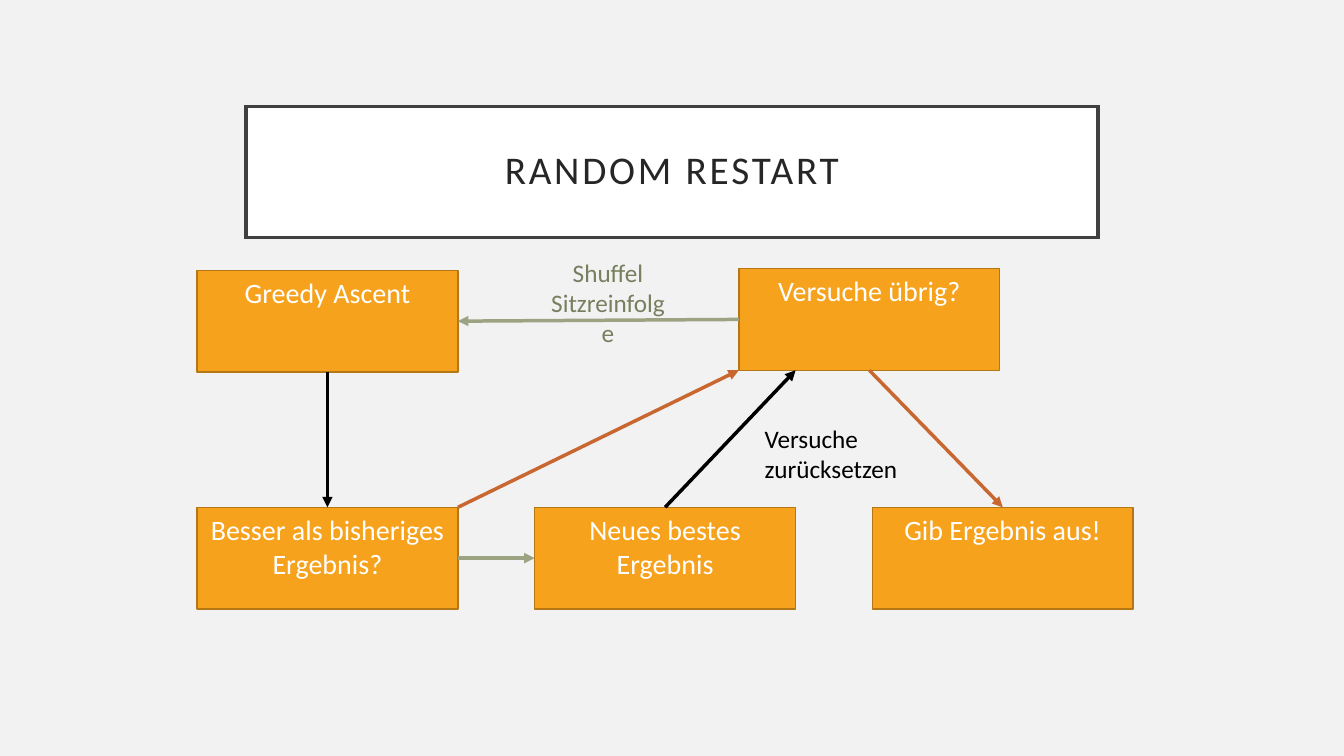
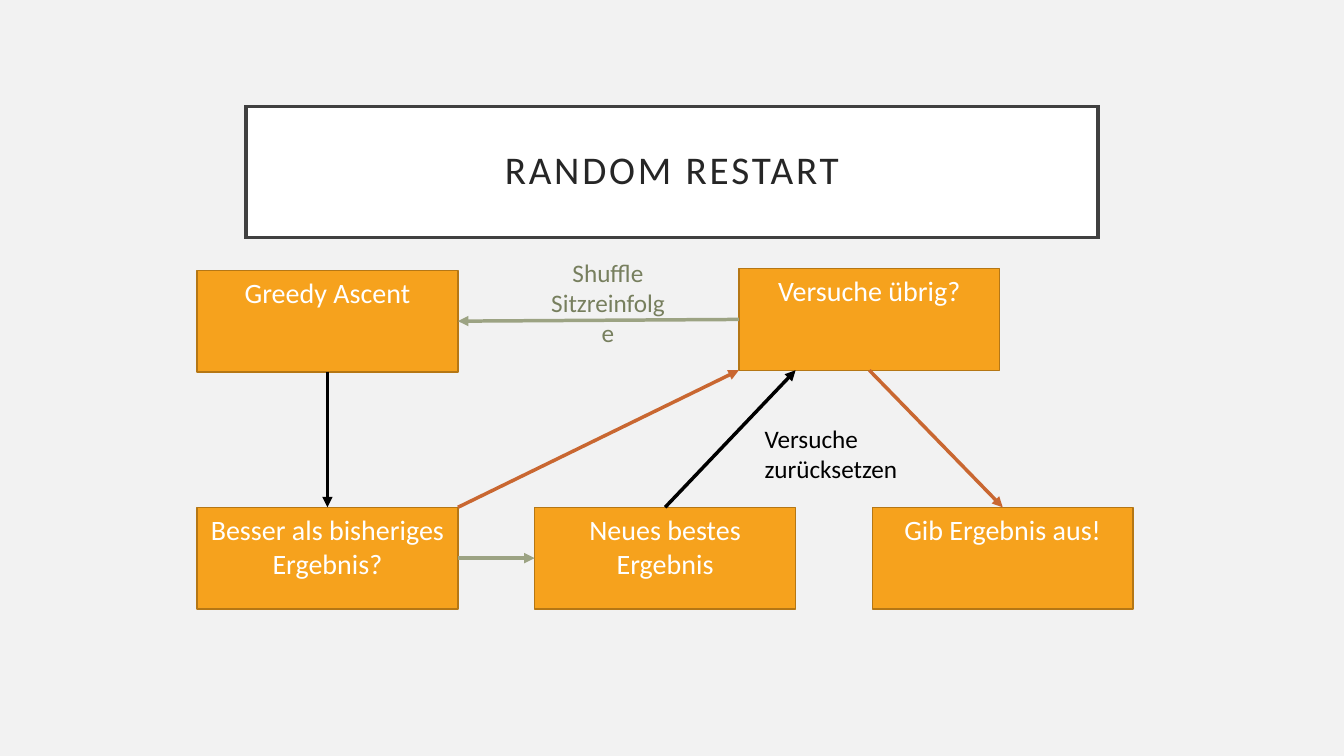
Before and after one commit to babyheroe/GWV, a slide deck: slide 6 of Johannsen_Gollek_Kock_Fuchs_GWV_Tutorial_11.pptx. Drawn at 1344x756 pixels with LibreOffice and Linux fonts; fonts in the diff are those of the drawing. Boxes give left, top, right and bottom in pixels: in the first picture for what was removed or moved away, otherwise in the second. Text is boxed around its words. In the diff, an @@ line names an element or a change of style, - is before the commit and + after.

```diff
--- a/Johannsen_Gollek_Kock_Fuchs_GWV_Tutorial_11.pptx
+++ b/Johannsen_Gollek_Kock_Fuchs_GWV_Tutorial_11.pptx
@@ text at (572, 264, 643, 282): text changed @@
-Shuffel
+Shuffle
```
Also in this commit, not shown: 2 other slides changed.
